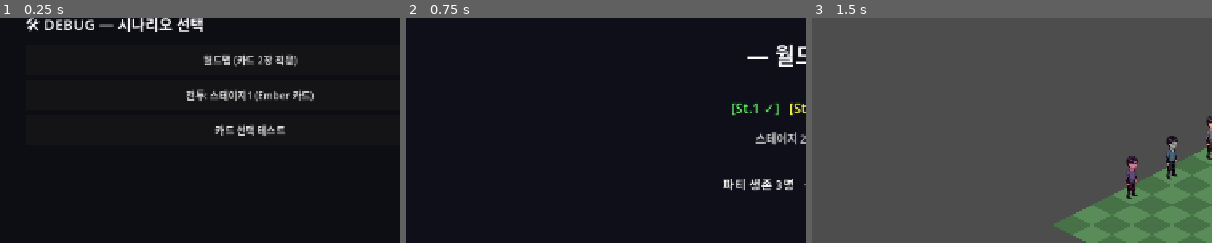
Above: before the commit, frames 1-3 (left to right).
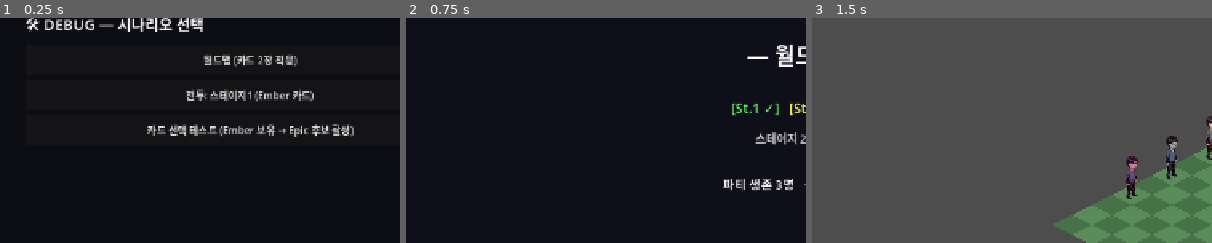
Above: after the commit, the same moments.

Repository: Booldon/iso-srpg
Game: Godot game, scene res://scenes/debug/debug_menu.tscn
Same seed, same stepped clock (60 frames per second), same inputs: the game is played once before the commit and once after it. This scene is started directly instead of the project's main scene.
Inputs:
- Up to frame 1 (0.25 s): no input
- Up to frame 2 (0.75 s): click "월드맵 (카드 2장 적용)" at 0.5 s
- Up to frame 3 (1.5 s): click "전투 시작" at 1.25 s
The pictures show only the part of the screen within x 0-50%, y 4-54%; the shares and areas given below are measured in that part.

The runs differ from the first frame. In frame 1, 1.5% of the frame differs, in the area x 36-89%, y 47-53%; in frame 2, nothing differs; in frame 3, nothing differs.

Commit message:
fix(step:5/debug): stages_since_rare field in DebugScenario + Epic test setup
was:  debug scenarios had no way to inject stages_since_rare into GameState,
      so pity counter always reset to 0 on launch; boon_screen scenario had
      no active_cards, so grand_detonation (prerequisite: ember) was never
      eligible and Epic roll always fell back to Rare
now:  DebugScenario adds stages_since_rare @export (default 0); debug_menu
      applies it to GameState on launch; boon_screen scenario pre-loads ember
      (prerequisite satisfied) and sets stages_since_rare=2 (soft pity active,
      epic_weight effectively ~40/(30+90+10)) for reliable Epic verification

Co-Authored-By: Claude Opus 4.8 <noreply@anthropic.com>

Diff:
--- a/data/debug_scenarios/scenario_boon_screen.tres
+++ b/data/debug_scenarios/scenario_boon_screen.tres
@@ -4,8 +4,9 @@
 
 [resource]
 script = ExtResource("1_dbgscn")
-label = "카드 선택 테스트"
+label = "카드 선택 테스트 (Ember 보유 → Epic 후보 활성)"
 target_scene = "res://scenes/world/boon_screen.tscn"
 current_stage = 0
-active_cards = []
+active_cards = ["res://data/cards/card_ember.tres"]
 debug_player_cards = []
+stages_since_rare = 2
--- a/scripts/data/debug_scenario.gd
+++ b/scripts/data/debug_scenario.gd
@@ -22,3 +22,8 @@
 ## Card .tres paths to inject into GameState.debug_player_cards so grid_manager
 ## attaches them to every player unit on placement.
 @export var debug_player_cards: Array[String] = []
+
+## Pity counter to inject into GameState.stages_since_rare.
+## 0 = fresh run (no pity). Set to rare_pity_hard_cap (default 3) to force Rare on next draw.
+## Useful for testing Epic: set high + ensure prerequisite cards are in active_cards.
+@export var stages_since_rare: int = 0
--- a/scripts/debug/debug_menu.gd
+++ b/scripts/debug/debug_menu.gd
@@ -61,12 +61,14 @@
 	GameState.current_stage        = scenario.current_stage
 	GameState.active_cards         = scenario.active_cards.duplicate()
 	GameState.debug_player_cards   = scenario.debug_player_cards.duplicate()
-	print("[DebugMenu] launching '%s' → %s  (stage=%d  cards=%d  debug_cards=%d)" % [
+	GameState.stages_since_rare    = scenario.stages_since_rare
+	print("[DebugMenu] launching '%s' → %s  (stage=%d  cards=%d  debug_cards=%d  pity=%d)" % [
 		scenario.label,
 		scenario.target_scene,
 		GameState.current_stage,
 		GameState.active_cards.size(),
 		GameState.debug_player_cards.size(),
+		GameState.stages_since_rare,
 	])
 	get_tree().change_scene_to_file(scenario.target_scene)
 
